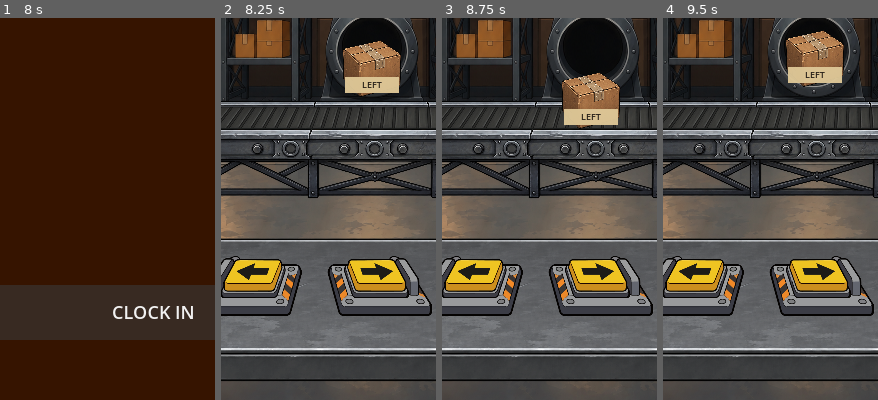
Above: before the commit, frames 1-4 (left to right).
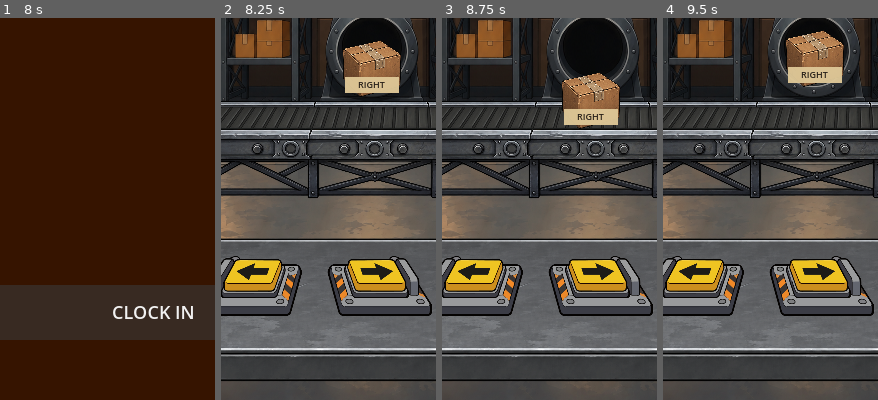
Above: after the commit, the same moments.

Repository: patrickcallahancomedy/comedian
Game: Godot game, scene res://scenes/story/opening_story.tscn
Two runs of this game, one before a commit and one after it. Both use one fixed random seed, a clock stepped at 60 frames per second and the inputs below.
Inputs (mouse positions are % of the whole screen's width and height, from its top left):
- Up to frame 1 (8 s): click "CONTINUE" at 0.5 s; click "CONTINUE" at 1.25 s; click "CONTINUE" at 2 s; tap Enter at 2.75, 6.5 s; tap Space at 3.5, 7.25 s; click "CONTINUE" at 4.25 s; click "CONTINUE" at 5 s; click "CONTINUE" at 5.75 s
- Up to frame 2 (8.25 s): click "CLOCK IN" at 8 s
- Up to frame 3 (8.75 s): no input
- Up to frame 4 (9.5 s): click (22, 84) at 8.75 s
The pictures show only the part of the screen within x 14-64%, y 50-100%; the shares and areas given below are measured in that part.

Frame 1 is identical in both runs. In frame 2, 0.1% of the frame differs, in the area x 63-77%, y 16-19%; in frame 3, 0.1%; in frame 4, 0.1%.

Commit message:
Randomize LEFT RIGHT destination on each box

Diff:
--- a/godot/scripts/boxes/boxes_module.gd
+++ b/godot/scripts/boxes/boxes_module.gd
@@ -8,9 +8,11 @@
 
 @onready var box_current: TextureRect = $GameplayLayer/BoxCurrent
 @onready var box_routed: TextureRect = $GameplayLayer/BoxRouted
+@onready var destination_label: Label = $GameplayLayer/BoxCurrent/DestinationTag/DestinationLabel
 
 var box_spawn_position: Vector2
 var box_ready_position: Vector2
+var current_destination := "left"
 
 var left_normal = preload("res://assets/boxes/left_button.png")
 var left_pressed = preload("res://assets/boxes/left_button_pressed.png")
@@ -22,6 +24,7 @@
 func _ready() -> void:
 	box_spawn_position = box_current.position
 	box_ready_position = box_routed.position
+	_assign_destination()
 
 	left_hitbox.button_down.connect(_on_left_down)
 	left_hitbox.button_up.connect(_on_left_up)
@@ -37,6 +40,11 @@
 	var tween = create_tween()
 	tween.tween_property(box_current, "position", box_ready_position, 0.5)
 	tween.finished.connect(_on_box_ready)
+
+
+func _assign_destination() -> void:
+	current_destination = ["left", "right"].pick_random()
+	destination_label.text = current_destination.to_upper()
 
 
 func _on_box_ready() -> void:
@@ -83,6 +91,7 @@
 
 	box_current.show()
 	box_current.position = box_spawn_position
+	_assign_destination()
 
 	left_hitbox.disabled = true
 	right_hitbox.disabled = true
